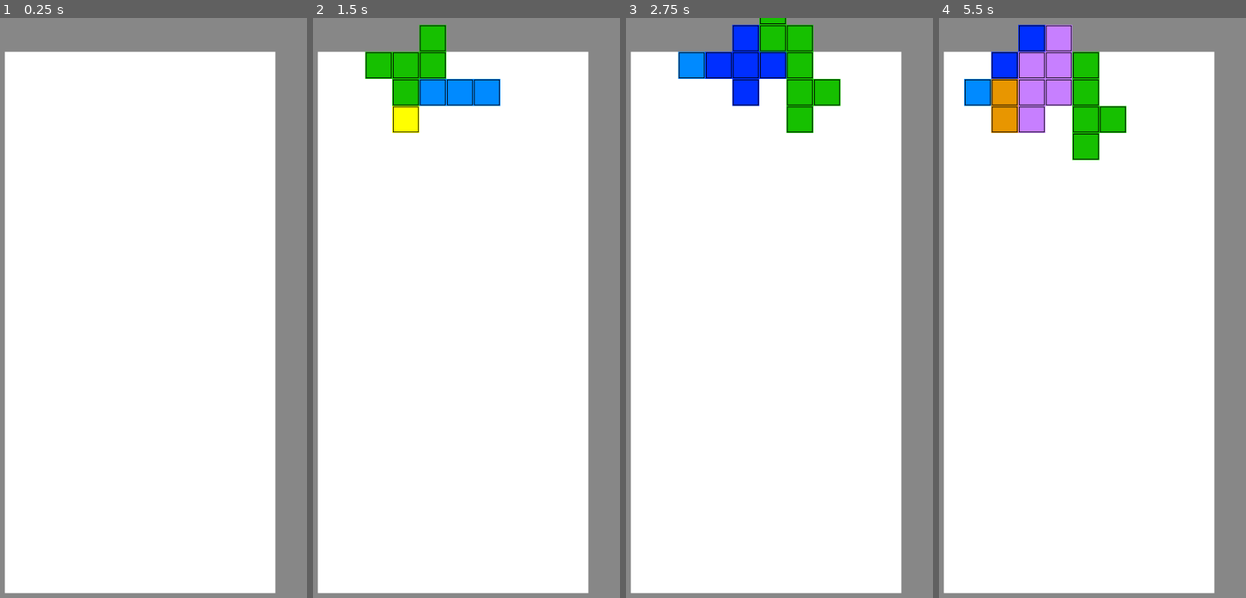
Above: before the commit, frames 1-4 (left to right).
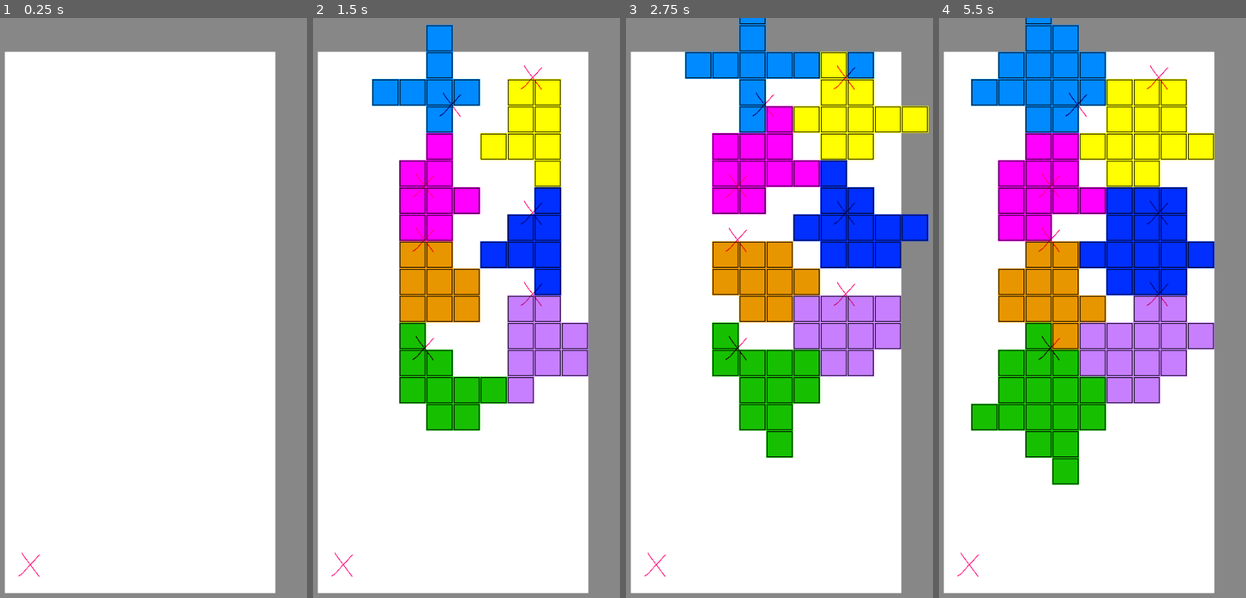
Above: after the commit, the same moments.

Repository: xinaxi/tetris
Game: Godot game, scene res://scenes/main.tscn
Same seed, same stepped clock (60 frames per second), same inputs: the game is played once before the commit and once after it.
Inputs:
- Up to frame 1 (0.25 s): no input
- Up to frame 2 (1.5 s): tap Enter (start) at 0.5, 0.8, 1.25, 1.35 s; hold Right (right) 0.53-1.28 s; hold Up (rotate) 0.53-1.28 s; hold Down (down) from 1.28 s (still down)
- Up to frame 3 (2.75 s): tap Up (rotate) at 1.55 s; tap Enter (start) at 2, 2.3 s; release Down (down) at 2.03 s; hold Right (right) from 2.03 s (still down); hold Up (rotate) from 2.03 s (still down)
- Up to frame 4 (5.5 s): tap Enter (start) at 2.75, 2.85, 3.5, 3.8, 4.25, 4.35, 5.3 s; release Up (rotate) at 2.78 s; tap Up (rotate) at 3.05, 4.55 s; release Right (right) at 3.53 s; hold Up (rotate) 3.53-4.28 s; hold Left (left) 3.53-5.03 s; hold Down (down) from 5.03 s (still down); hold Up (rotate) from 5.03 s (still down)

The runs differ from the first frame. In frame 1, less than 0.1% of the frame differs, in the area x 5-14%, y 92-97%; in frame 2, 24%; in frame 3, 31%; in frame 4, 38%, in the area x 5-90%, y 0-97%.

Commit message:
checking intersection with everything (not finished)

Diff:
--- a/scenes/main.tscn
+++ b/scenes/main.tscn
@@ -1,6 +1,7 @@
-[gd_scene load_steps=2 format=3 uid="uid://bm5uk7w1gsi26"]
+[gd_scene load_steps=3 format=3 uid="uid://bm5uk7w1gsi26"]
 
 [ext_resource type="Script" path="res://scripts/main.gd" id="1_ibk4f"]
+[ext_resource type="Texture2D" uid="uid://dyuhudkw0wyn3" path="res://MS Paint _ Microsoft Paint Online.png" id="2_i6e40"]
 
 [node name="root" type="Node"]
 script = ExtResource("1_ibk4f")
@@ -25,4 +26,8 @@
 [node name="Timer" type="Timer" parent="."]
 wait_time = 0.707
 
-[connection signal="timeout" from="Timer" to="." method="move"]
+[node name="PointLight2D" type="PointLight2D" parent="."]
+position = Vector2(90, 810)
+scale = Vector2(0.313953, 0.304878)
+blend_mode = 2
+texture = ExtResource("2_i6e40")
--- a/scenes/piece.tscn
+++ b/scenes/piece.tscn
@@ -8,24 +8,23 @@
 
 [node name="b3" type="TextureRect" parent="."]
 offset_left = -40.0
-offset_top = 40.0
-offset_bottom = 80.0
+offset_bottom = 40.0
 texture = ExtResource("2_xfv3i")
 
 [node name="b2" type="TextureRect" parent="."]
 offset_left = 40.0
+offset_top = -40.0
 offset_right = 80.0
-offset_bottom = 40.0
 texture = ExtResource("2_xfv3i")
 metadata/_edit_use_anchors_ = true
 
 [node name="b1" type="TextureRect" parent="."]
 offset_left = -40.0
-offset_right = -40.0
+offset_top = -40.0
 texture = ExtResource("2_xfv3i")
 
 [node name="center" type="TextureRect" parent="."]
+offset_top = -40.0
 offset_right = 40.0
-offset_bottom = 40.0
 size_flags_vertical = 8
 texture = ExtResource("2_xfv3i")
--- a/scripts/main.gd
+++ b/scripts/main.gd
@@ -15,30 +15,36 @@
 
 func _input(event):
 	if event.is_action_pressed("start"):
-		make_new()
+#		make_new()
+		for i in range(7):
+			current = piece_scene.instantiate()
+			current.type = i
+			current.rotation += PI/2
+			if i%2 == 0:
+				current.position = Vector2(4*size,4*size*i/2)
+			else:
+				current.position = Vector2(8*size,4*size*i/2)
+			$viewport.add_child(current)
+			var pl = $PointLight2D.duplicate()
+			$viewport.add_child(pl)
+			pl.set_global_position(current.get_child(0).get_global_position())
 
-func move():
-	current.position.y += size
-	if no_place():
-		$Timer.stop()
-		make_static()
 
-func no_place():
-	if current.position.y > 200:
-		return true
-	else:
-		return false
 
 func make_static():
 	for child in current.get_children():
+		var pos = child.get_global_position()
 		current.remove_child(child)
 		$viewport/static.add_child(child)
-		current.queue_free()
-		make_new()
+		child.set_global_position(pos)
+	current.queue_free()
+	make_new()
 
 func make_new():
 	current = piece_scene.instantiate()
-	current.type = randi_range(0,6)
-	current.position = Vector2(150,0)
+#	current.type = randi_range(0,6)
+	current.position = Vector2(4*size,0)
 	$viewport.add_child(current)
+	$Timer.timeout.connect(current.move)
 	$Timer.start()
+	current.stopped.connect(make_static)
--- a/scripts/piece.gd
+++ b/scripts/piece.gd
@@ -1,50 +1,128 @@
 extends Node2D
 
-enum forms {
-	LINE,
-	L,
-	J,
-	T,
-	CUBE,
-	Z,
-	ZZ
-}
+enum forms {LINE, L, J, T, CUBE, Z, ZZ}
 
 var colors = ["008aff", "ffff00", "ff00ff", "002fff", "e89600", "c77fff", "16c000"]
 
 var size = 40
 @export var type = forms.L
+var rotation_count = 0
 
+#edges in global coordinates
+#x is left edge and y is right
+var bound: Vector2
+var down: float
+
+signal stopped
+
+#making a form we specified and coloring all blocks
 func _ready():
 	match  type:
 		forms.LINE:
-			get_child(0).position = Vector2(2*size,0)
+			get_child(0).position = Vector2(2*size,-size)
 		forms.CUBE:
-			get_child(1).position = Vector2(0,size)
+			get_child(1).position = Vector2(0,0)
 		forms.J:
-			get_child(0).position = Vector2(size,size)
+			get_child(0).position = Vector2(size,0)
 		forms.T:
-			get_child(0).position = Vector2(0,size)
+			get_child(0).position = Vector2(0,0)
 		forms.Z:
-			get_child(1).position = Vector2(0,-size)
+			get_child(1).position = Vector2(0,-2*size)
 		forms.ZZ:
-			get_child(1).position = Vector2(-2*size,0)
+			get_child(1).position = Vector2(-2*size, 0)
 
 	for child in get_children():
 		child.modulate = Color(colors[type])
 
+	bound.x = get_parent().get_global_position().x
+	bound.y = bound.x + get_parent().get_size().x
+	down = get_parent().get_global_position().y
+	down += get_parent().get_size().y
 
 func _input(event):
 	if event.is_action_pressed("rotate"):
-		if type != forms.CUBE:
-			rotation += PI/2
+		rotate_piece()
 	if event.is_action_pressed("left"):
-		position.x -= size
+		if is_there_left():
+			print("position.x = ", position.x)
+			print("position global x = ", get_global_position().x)
+			print("position ch[0] x = ", get_child(1).position.x)
+			print("ch0 global x = ", get_child(1).get_global_position().x)
+			print()
+			position.x -= size
 	if event.is_action_pressed("right"):
-		position.x += size
+		if is_there_right():
+			position.x += size
 	if event.is_action_pressed("down"):
-		position.y += size
+		move()
 
 
-func on_timer_timeout():
-	position.y += size
+func rotate_piece():
+	rotation += PI/2
+	return
+	match  type:
+		forms.CUBE:
+			return
+		forms.Z:
+			var shift = size
+			if rotation_count > 0:
+				shift = -shift
+			rotation_count = (rotation_count + 1) % 2
+			get_child(0).position.x += shift
+			get_child(1).position.x += shift
+			get_child(1).position.y += 2*shift
+		forms.ZZ:
+			var shift = size
+			if rotation_count == 0:
+				rotation_count = 1
+			else:
+				rotation_count = 0
+				shift = -shift
+		forms.LINE:
+			pass
+		forms.J:
+			pass
+		forms.T:
+			pass
+
+
+
+func move():
+	if is_there_down():
+		position.y += size
+	else:
+		get_tree().get_current_scene().find_child("Timer").stop()
+		stopped.emit()
+
+func is_there_left():
+	for block in get_children():
+		var pos = block.get_global_position()
+		if pos.x <= bound.x:
+			return false
+		for child in get_parent().find_child("static").get_children():
+			var pos2 = child.get_global_position()
+			if pos2.y == pos.y and pos2.x + size == pos.x:
+				return false
+	return true
+
+func is_there_right():
+	for block in get_children():
+		var pos = block.get_global_position()
+		if pos.x >= bound.y - size:
+			return false
+		for child in get_parent().find_child("static").get_children():
+			var pos2 = child.get_global_position()
+			if pos2.y == pos.y and pos2.x == pos.x + size:
+				return false
+	return true
+
+func is_there_down():
+	for block in get_children():
+		var pos = block.get_global_position()
+		if pos.y + size >= down:
+			return false
+		for child in get_parent().find_child("static").get_children():
+			var pos2 = child.get_global_position()
+			if pos2.x == pos.x and pos2.y == pos.y + size:
+				return false
+	return true
Binary file added: MS Paint _ Microsoft Paint Online.png
Not shown, added: MS Paint _ Microsoft Paint Online.png.import
